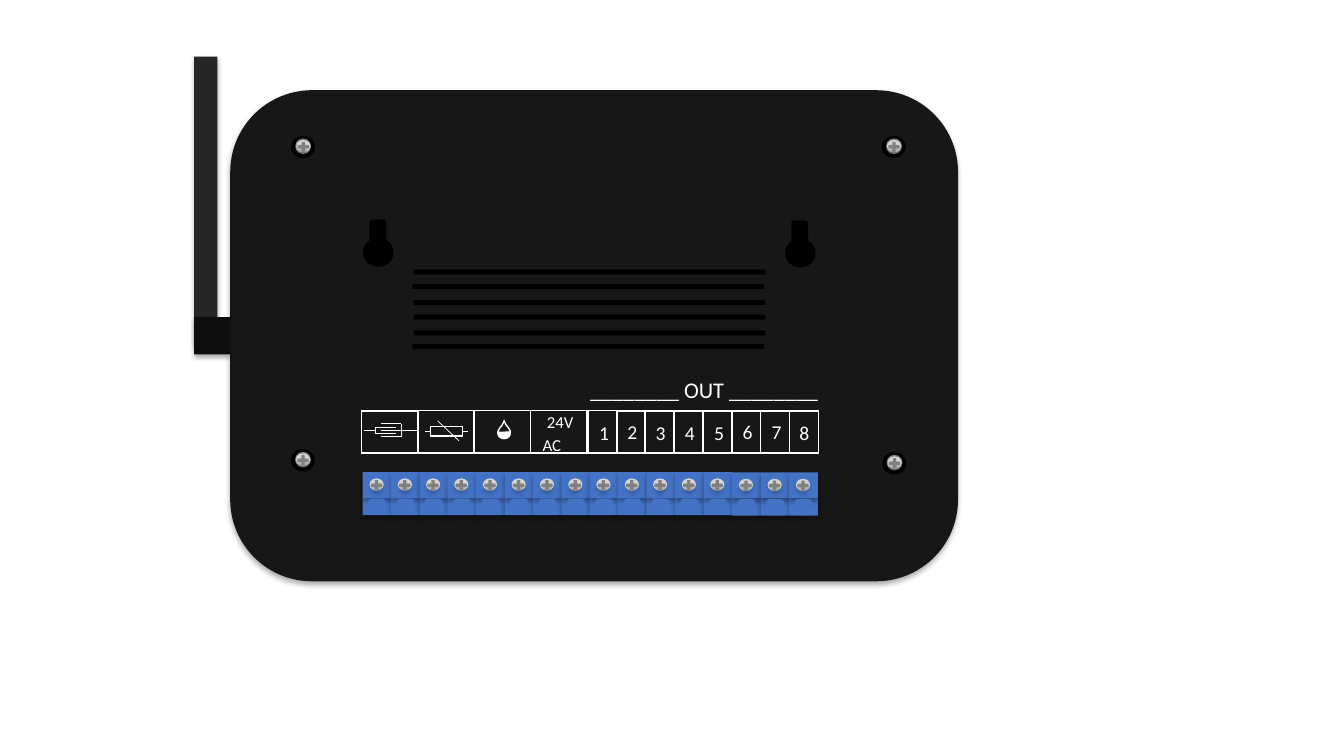
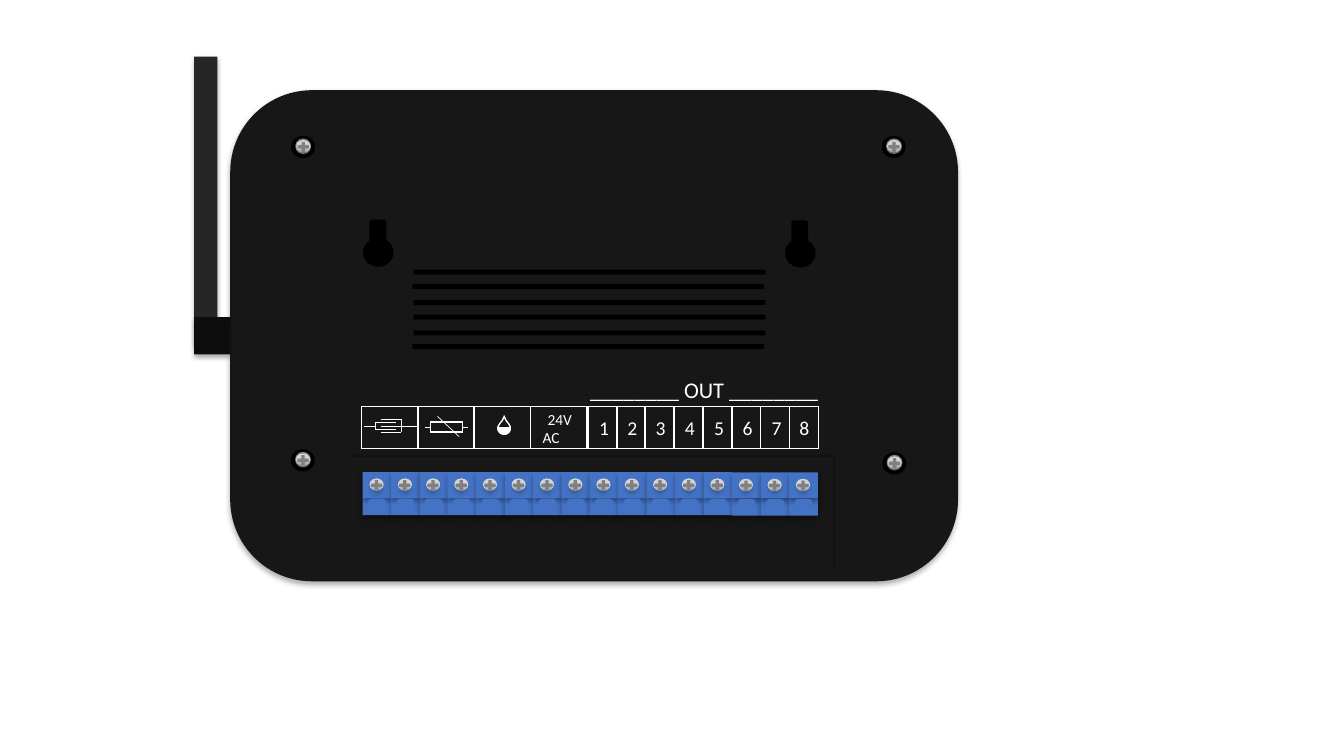
Before and after one commit to jhonalexrl/SensorActuadorInvernadero, a slide deck: slide 2 of CONTROL INV.pptx. Drawn at 1344x756 pixels with LibreOffice and Linux fonts; fonts in the diff are those of the drawing. Boxes give left, top, right and bottom in pixels: in the first picture for what was removed or moved away, otherwise in the second. Text is boxed around its words. In the diff, an @@ line names an element or a change of style, - is before the commit and + after.

```diff
--- a/CONTROL INV.pptx
+++ b/CONTROL INV.pptx
@@ text at box(543, 415, 572, 443): text changed; size 12 to 11 pt @@
-24VAC
+24V
+AC
@@ 13 rectangles, 11 lines, 8 texts, 1 chord (boxed as its full ellipse), 1 teardrop: place and size @@
-13 rectangles, 11 lines, 8 texts, 1 chord (boxed as its full ellipse), 1 teardrop at box(362, 411, 819, 454)
+13 rectangles, 11 lines, 8 texts, 1 chord (boxed as its full ellipse), 1 teardrop at box(362, 406, 819, 449)
```
